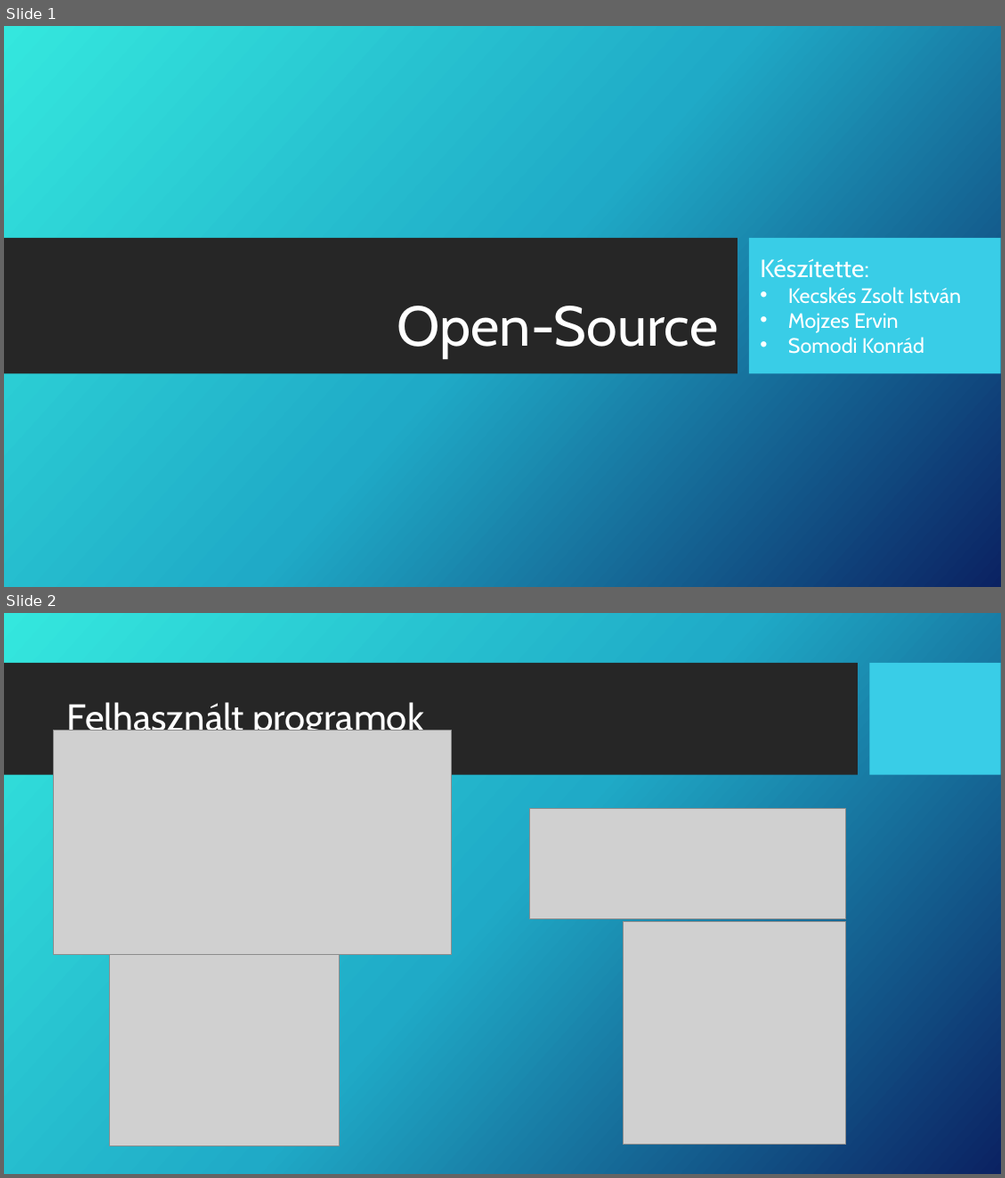
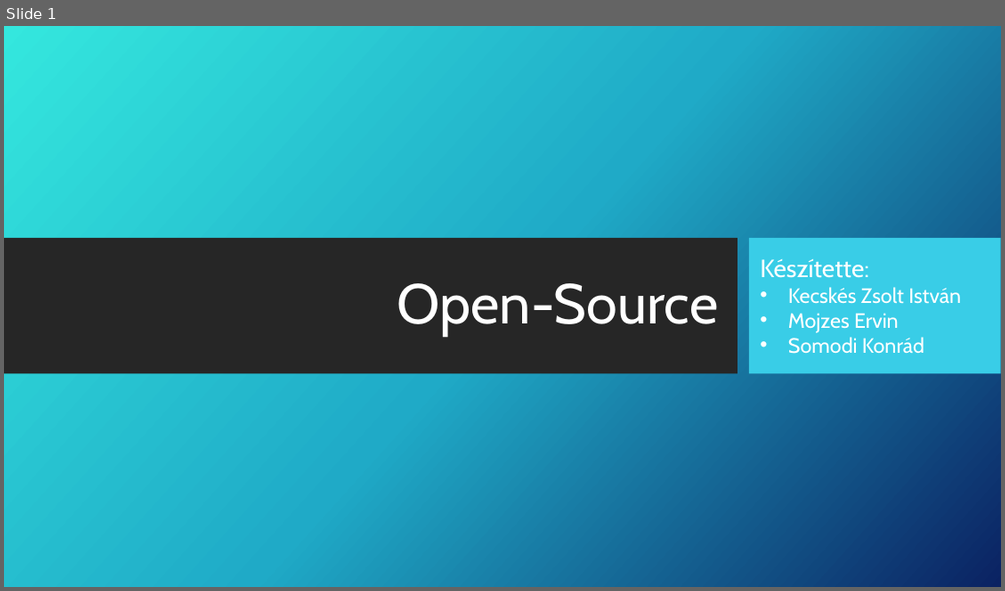
Before and after one commit to kecskeszsoltistvan/NyiltKodok, a slide deck: Open-Source.pptx. Shown one above the other, each under a label of ours: slides 1 and 2 before the commit, slide 1 after it. The pictures are 1005x1178 and 1005x591 pixels, drawn with LibreOffice and Linux fonts; fonts in the diff are those of the drawing; grey boxes stand for pictures; background and template pictures are left out. Boxes give left, top, right and bottom in pixels: in the first picture for what was removed or moved away, otherwise in the second. Text is boxed around its words. In the diff, an @@ line names an element or a change of style, - is before the commit and + after.

```diff
--- a/Open-Source.pptx
+++ b/Open-Source.pptx
@@ slide 2 removed at (x1=4, y1=613, x2=1001, y2=1174), background picture (left out) @@
@@ rectangle removed at (x1=4, y1=663, x2=858, y2=775) @@
@@ rectangle removed at (x1=870, y1=663, x2=1001, y2=775) @@
@@ title removed at (x1=67, y1=702, x2=423, y2=739) @@
-Felhasznált programok
@@ picture removed at (x1=53, y1=730, x2=451, y2=955) @@
@@ picture removed at (x1=530, y1=808, x2=846, y2=919) @@
@@ picture removed at (x1=109, y1=920, x2=339, y2=1146) @@
@@ picture removed at (x1=623, y1=922, x2=846, y2=1144) @@
@@ slide 1 changed as well @@
@@ title "Open-Source" moved from (x1=397, y1=305, x2=719, y2=359) to (x1=397, y1=283, x2=719, y2=337) @@
```
Also in this commit, not shown: 2 other slides changed, 2 slides added, 1 other slide removed.
